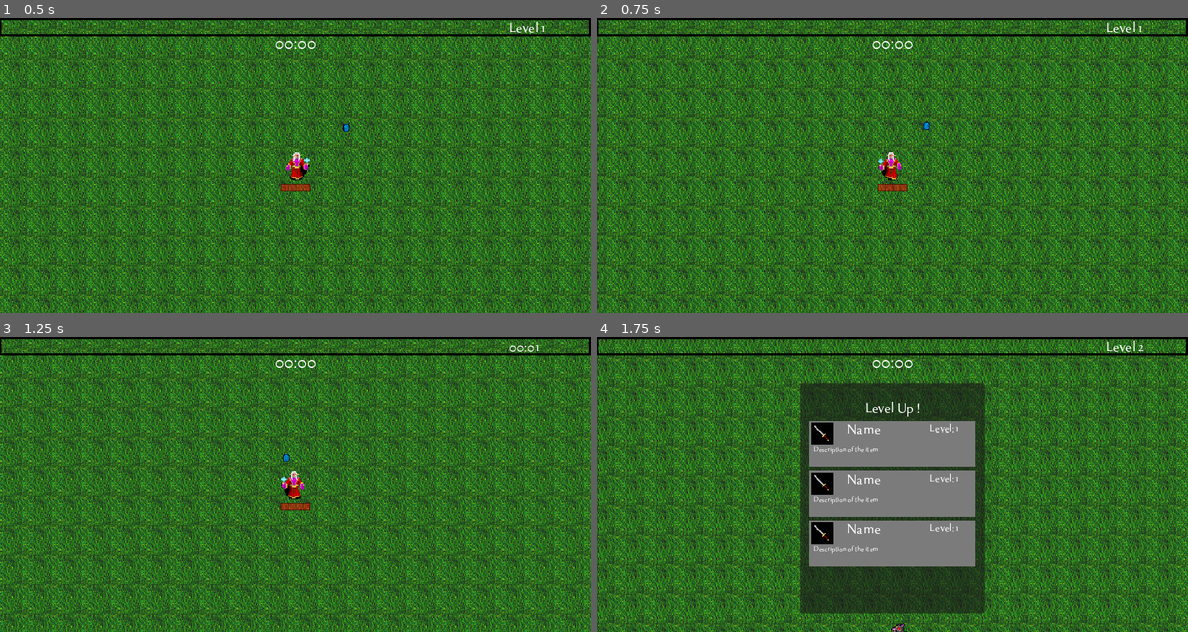
Above: before the commit, frames 1-4 (two rows, left to right).
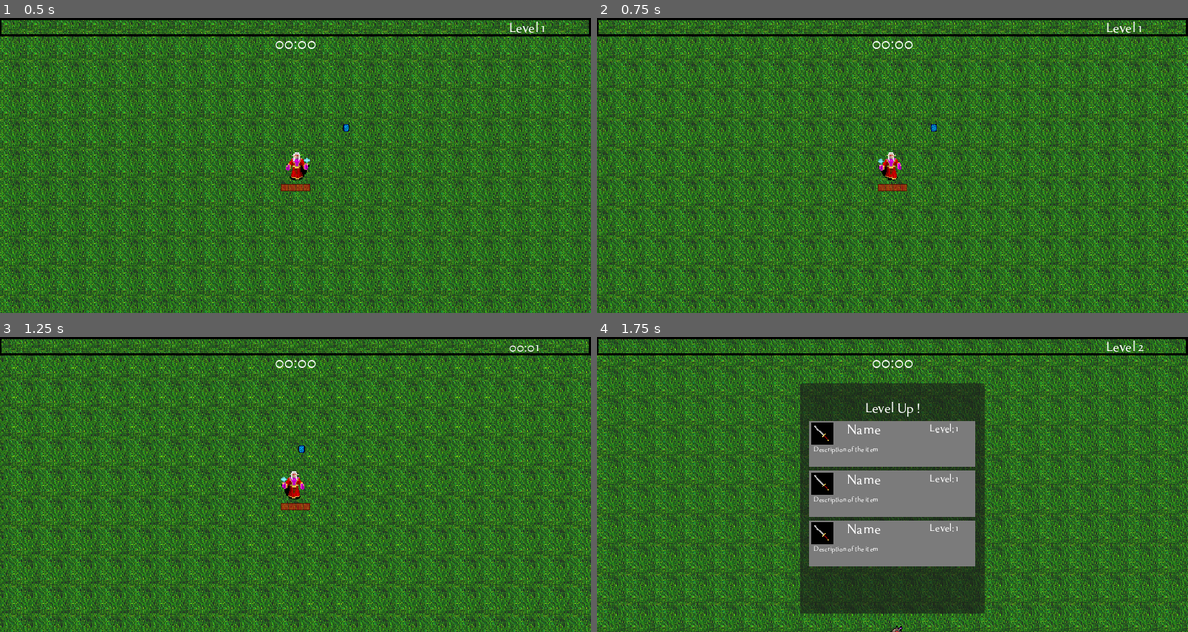
Above: after the commit, the same moments.

Repository: vickylance/FantasiaSurvivors
Game: Godot game, scene res://src/world.tscn
The game is run twice, just before and just after one commit, with the same random seed, the same clock (stepped at 60 frames per second) and the same inputs. Sound files missing from this copy of the repository are replaced by a short silence.
Inputs:
- Up to frame 1 (0.5 s): no input
- Up to frame 2 (0.75 s): tap Enter at 0.5 s; hold D (move_right) from 0.53 s (still down)
- Up to frame 3 (1.25 s): keep holding D (move_right)
- Up to frame 4 (1.75 s): release D (move_right) at 1.28 s; hold S (move_down) from 1.28 s (still down)

Frame 1 is identical in both runs. In frame 2, 65% of the frame differs, in the area x 0-100%, y 0-100%; in frame 3, 61%; in frame 4, 50%.
Error before the commit: Invalid access to property or key 'type' on a base object of type 'Nil'. (res://src/actors/player/player.gd:395)
Error after the commit: Invalid access to property or key 'type' on a base object of type 'Nil'. (res://src/actors/player/player.gd:393)

Commit message:
Added movement resource for player and enemy and added smooth movement

Diff:
--- a/src/actors/enemy/enemy.gd
+++ b/src/actors/enemy/enemy.gd
@@ -1,8 +1,9 @@
 extends CharacterBody2D
 class_name Enemy
 
-@export var move_speed := 100.0
-@export var knock_back_recovery := 3.5
+@export var movement_stats: TopDownMovementStats
+
+@export var knock_back_recovery := 1200
 var knock_back = Vector2.ZERO
 @export var death_anim: PackedScene
 @export var experience := 1
@@ -26,19 +27,19 @@
 	pass
 
 
-func _physics_process(_delta: float) -> void:
+func _physics_process(delta: float) -> void:
 	if player == null: return
 
-	movement()
+	movement(delta)
 	sprite_flip(0.1)
-	knock_back_effect()
+	knock_back_effect(delta)
 	move_and_slide()
 	pass
 
 
-func movement() -> void:
+func movement(delta: float) -> void:
 	var direction := global_position.direction_to(player.global_position)
-	velocity = direction * move_speed
+	velocity = velocity.move_toward(direction * movement_stats.max_speed, delta * movement_stats.acceleration)
 	pass
 
 
@@ -49,13 +50,14 @@
 		sprite.flip_h = false
 	pass
 
-func knock_back_effect() -> void:
-	knock_back = knock_back.move_toward(Vector2.ZERO, knock_back_recovery)
+func knock_back_effect(delta: float) -> void:
+	knock_back = knock_back.move_toward(Vector2.ZERO, knock_back_recovery * delta)
 	velocity += knock_back
 	pass
 
 
 func _on_hurt_box_hurt(damage: float, angle: Vector2, knock_back_amount: float) -> void:
+	print(knock_back_amount)
 	knock_back = angle * knock_back_amount
 	health.take_damage(damage)
 	if health.current_hp > 0:
--- a/src/actors/enemy/enemy.tscn
+++ b/src/actors/enemy/enemy.tscn
@@ -1,7 +1,8 @@
-[gd_scene load_steps=15 format=3 uid="uid://p8cgk5qi7upk"]
+[gd_scene load_steps=16 format=3 uid="uid://p8cgk5qi7upk"]
 
 [ext_resource type="Script" path="res://src/actors/enemy/enemy.gd" id="1_ibg2p"]
 [ext_resource type="Texture2D" uid="uid://cu74qmvpfi0kc" path="res://Textures/Enemy/kolbold_weak.png" id="1_imuiw"]
+[ext_resource type="Resource" uid="uid://d16po5fcok3e3" path="res://src/actors/enemy/enemy_movement_stats.tres" id="2_tldni"]
 [ext_resource type="PackedScene" uid="uid://g3mesl4u8ecu" path="res://src/components/explosion/explosion.tscn" id="2_uippo"]
 [ext_resource type="PackedScene" uid="uid://bkr1af0pq75iq" path="res://src/components/health/health.tscn" id="3_tk88i"]
 [ext_resource type="PackedScene" uid="uid://b1bf4mpkaf3hj" path="res://src/components/collectibles/experience_gem/experience_gem.tscn" id="3_ykkbt"]
@@ -62,7 +63,7 @@
 collision_mask = 5
 motion_mode = 1
 script = ExtResource("1_ibg2p")
-move_speed = 50.0
+movement_stats = ExtResource("2_tldni")
 death_anim = ExtResource("2_uippo")
 exp_gem = ExtResource("3_ykkbt")
 metadata/_edit_group_ = true
--- /dev/null
+++ b/src/actors/enemy/enemy_movement_stats.tres
@@ -0,0 +1,9 @@
+[gd_resource type="Resource" script_class="TopDownMovementStats" load_steps=2 format=3 uid="uid://d16po5fcok3e3"]
+
+[ext_resource type="Script" path="res://src/actors/player/top_down_movement_stats.gd" id="1_u1gcx"]
+
+[resource]
+script = ExtResource("1_u1gcx")
+max_speed = 60.0
+acceleration = 500.0
+friction = 250.0
--- a/src/actors/player/player.gd
+++ b/src/actors/player/player.gd
@@ -1,7 +1,7 @@
 extends CharacterBody2D
 class_name Player
 
-@export var move_speed: float = 150.0
+@export var movement_stats: TopDownMovementStats
 var last_movement := Vector2.UP
 var time := 0
 
@@ -102,26 +102,24 @@
 	set_exp_bar()
 
 
-func _physics_process(_delta: float) -> void:
-	control()
+func _physics_process(delta: float) -> void:
+	control(delta)
 	sprite_flip()
 	sprite_animation()
 	move_and_slide()
 	pass
 
 
-func control() -> void: # Player controls
+func control(delta: float) -> void: # Player controls
 	var x_axis_input_val := Input.get_axis("move_left", "move_right")
 	var y_axis_input_val := Input.get_axis("move_up", "move_down")
 	var input_axis = Vector2(x_axis_input_val, y_axis_input_val).normalized()
 
-	if input_axis:
+	if input_axis.length() > 0:
 		last_movement = input_axis
-		velocity = input_axis * move_speed
+		velocity = velocity.move_toward(input_axis * movement_stats.max_speed, movement_stats.acceleration * delta)
 	else: # deceleration
-		velocity = Vector2(
-			move_toward(velocity.x, 0, move_speed),
-			move_toward(velocity.y, 0, move_speed))
+		velocity = velocity.move_toward(Vector2.ZERO, movement_stats.friction * delta)
 	pass
 
 
@@ -356,7 +354,7 @@
 		"armor1","armor2","armor3","armor4","armor5":
 			armor += 1
 		"speed1","speed2","speed3","speed4","speed5":
-			move_speed += 20.0
+			movement_stats.max_speed += 20.0
 		"tome1","tome2","tome3","tome4","tome5":
 			spell_size += 0.10
 		"scroll1","scroll2","scroll3","scroll4","scroll5":
--- a/src/actors/player/player.tscn
+++ b/src/actors/player/player.tscn
@@ -1,8 +1,9 @@
-[gd_scene load_steps=23 format=3 uid="uid://blbt8mhmyu5sj"]
+[gd_scene load_steps=24 format=3 uid="uid://blbt8mhmyu5sj"]
 
 [ext_resource type="Texture2D" uid="uid://de3746bnxlpmc" path="res://Textures/Player/player_sprite.png" id="1_ftv13"]
 [ext_resource type="Script" path="res://src/actors/player/player.gd" id="1_m5661"]
 [ext_resource type="PackedScene" uid="uid://bw80ifiy63jsn" path="res://src/components/attack/ice_spear/ice_spear.tscn" id="2_kgjgv"]
+[ext_resource type="Resource" uid="uid://di4lo8pgtn5jc" path="res://src/actors/player/player_movement_stats.tres" id="2_m7ep4"]
 [ext_resource type="Resource" uid="uid://dw5ewelb8knvr" path="res://src/components/upgrades/items/ice_spear_1.tres" id="2_ur76p"]
 [ext_resource type="PackedScene" uid="uid://bkr1af0pq75iq" path="res://src/components/health/health.tscn" id="3_2sqql"]
 [ext_resource type="PackedScene" uid="uid://bge8i8polnf4i" path="res://src/components/tornado/tornado.tscn" id="3_sjs75"]
@@ -36,7 +37,7 @@
 [node name="Player" type="CharacterBody2D" groups=["player"]]
 motion_mode = 1
 script = ExtResource("1_m5661")
-move_speed = 100.0
+movement_stats = ExtResource("2_m7ep4")
 initial_attack = ExtResource("2_ur76p")
 ice_spear = ExtResource("2_kgjgv")
 tornado = ExtResource("3_sjs75")
--- /dev/null
+++ b/src/actors/player/player_movement_stats.tres
@@ -0,0 +1,9 @@
+[gd_resource type="Resource" script_class="TopDownMovementStats" load_steps=2 format=3 uid="uid://di4lo8pgtn5jc"]
+
+[ext_resource type="Script" path="res://src/actors/player/top_down_movement_stats.gd" id="1_lc7qf"]
+
+[resource]
+script = ExtResource("1_lc7qf")
+max_speed = 80.0
+acceleration = 500.0
+friction = 250.0
--- /dev/null
+++ b/src/actors/player/top_down_movement_stats.gd
@@ -0,0 +1,6 @@
+class_name TopDownMovementStats
+extends Resource
+
+@export var max_speed = 100.0
+@export var acceleration = 500.0
+@export var friction = 250.0
